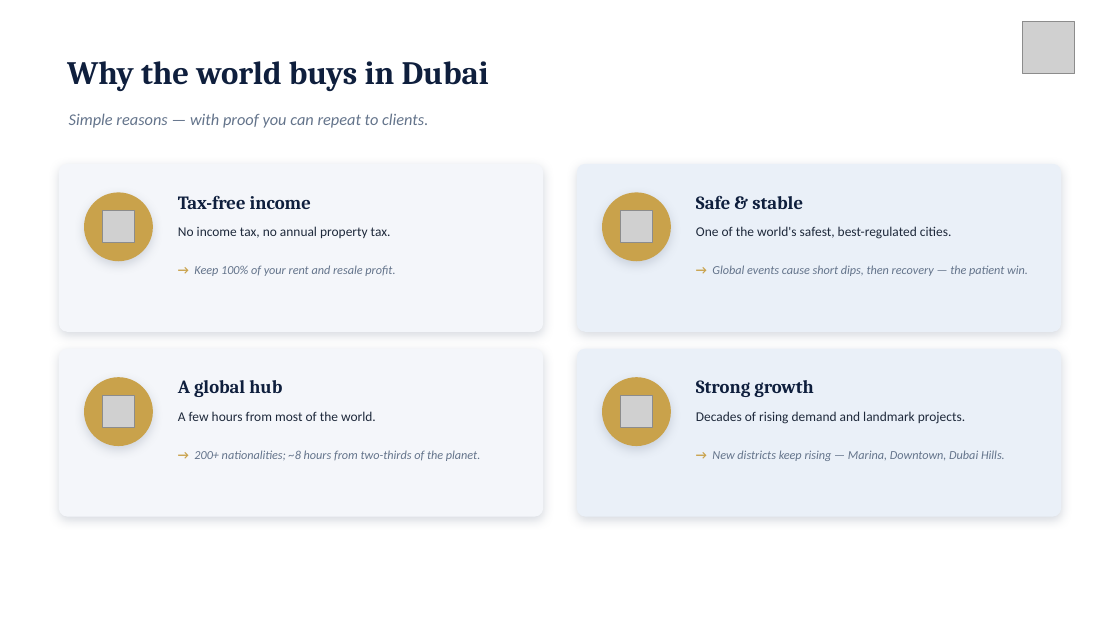
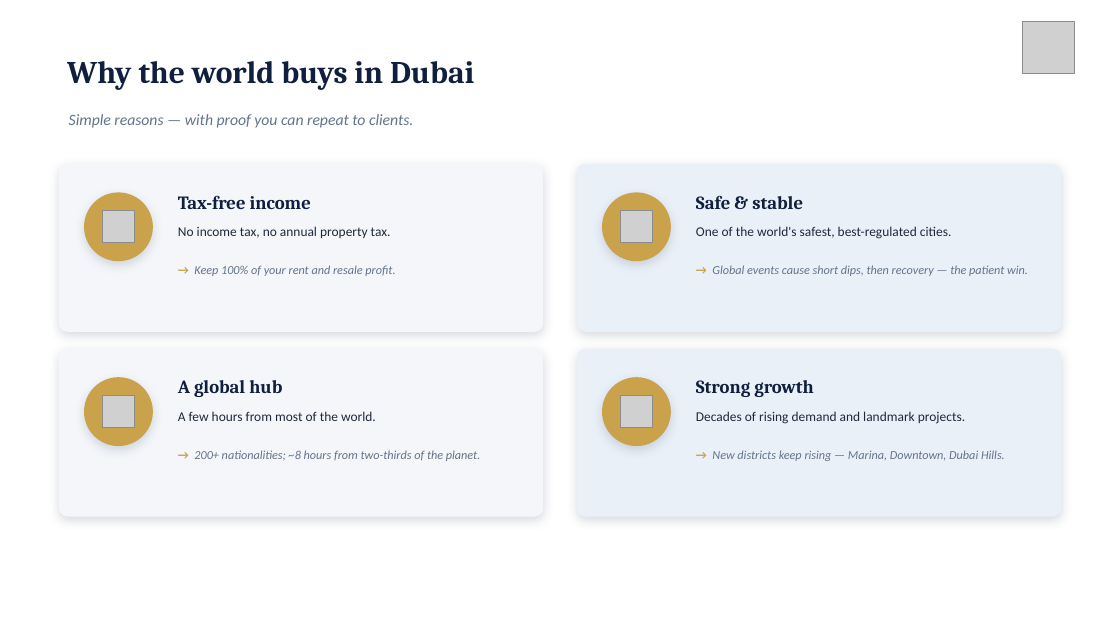
Before and after one commit to MWareth/openai-startup-name-generator, a slide deck: slide 6 of bridges-allies/BridgesAllies_OffPlan_Training_Day1.pptx (slide 5 before the commit). Drawn at 1120x630 pixels with LibreOffice and Linux fonts; fonts in the diff are those of the drawing; grey boxes stand for pictures. Boxes give left, top, right and bottom in pixels: in the first picture for what was removed or moved away, otherwise in the second. Text is boxed around its words. In the diff, an @@ line names an element or a change of style, - is before the commit and + after.

```diff
--- a/bridges-allies/BridgesAllies_OffPlan_Training_Day1.pptx
+++ b/bridges-allies/BridgesAllies_OffPlan_Training_Day1.pptx
@@ text "Why the world buys in ..." at <box>67,61,474,90</box>: size 28 to 27 pt @@
@@ text "Simple reasons — with proof ..." at <box>69,114,413,128</box>: size 14 to 13.5 pt @@
```
Also in this commit, not shown: 11 other slides changed, 11 slides added, 1 slide removed, 1 other file.
